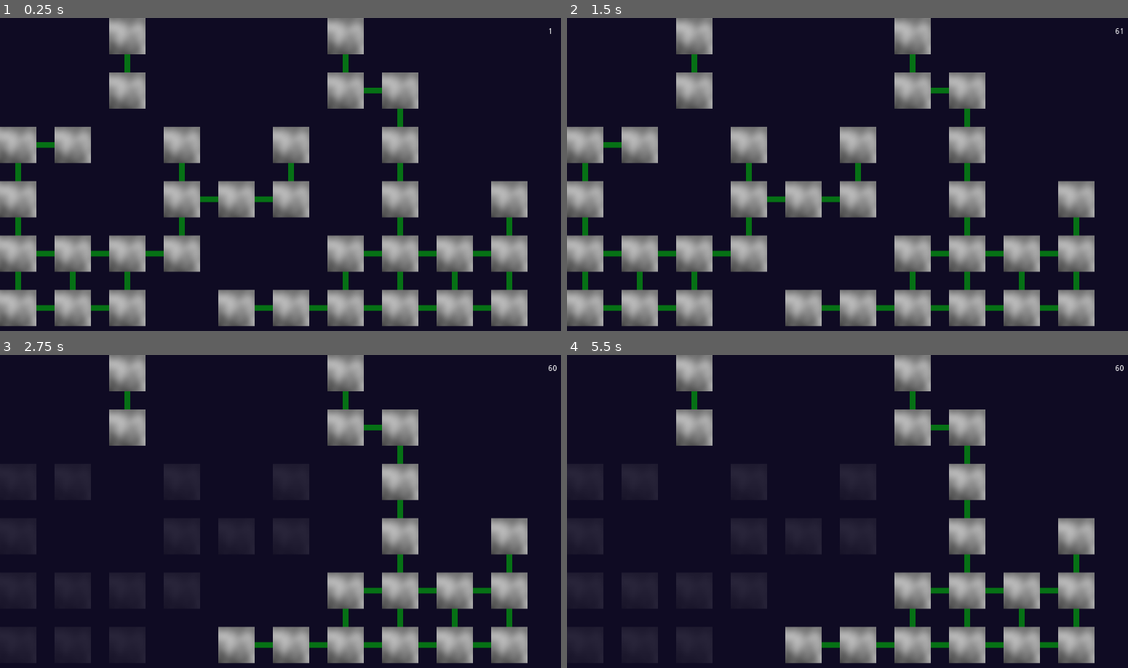
Above: before the commit, frames 1-4 (two rows, left to right).
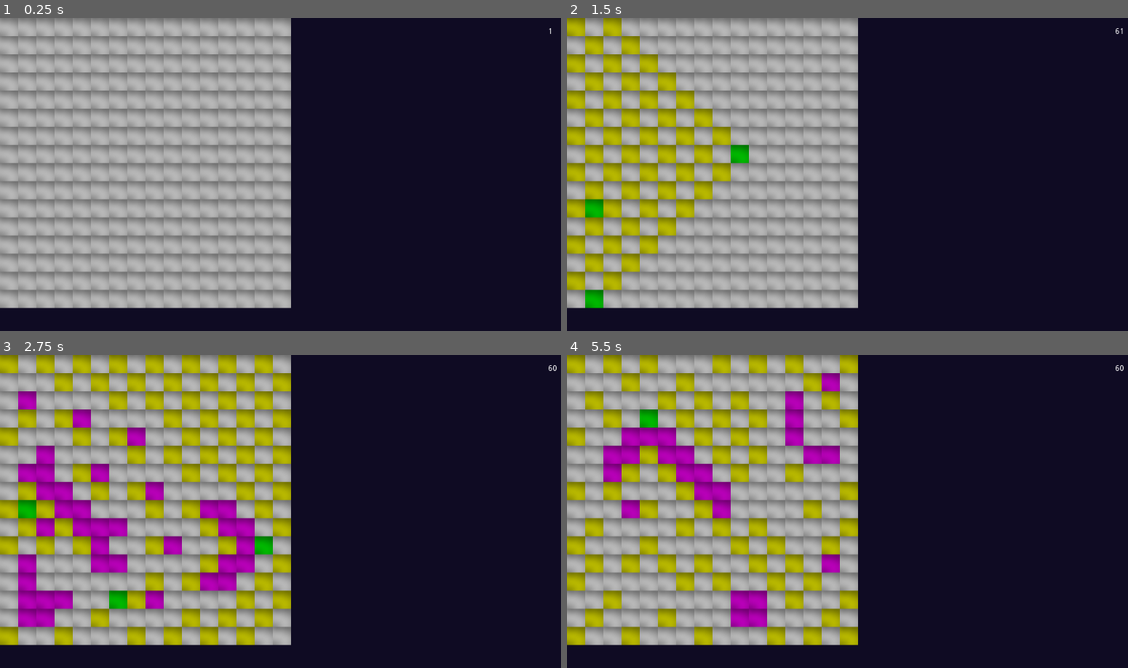
Above: after the commit, the same moments.

Repository: jonnelafin/Adjacency
Game: Godot game, scene res://Scenes/Main.tscn
Same seed, same stepped clock (60 frames per second), same inputs: the game is played once before the commit and once after it.
Inputs (mouse positions are in pixels of both pictures, inside the frame that each line leads up to):
- Up to frame 1 (0.25 s): no input
- Up to frame 2 (1.5 s): tap Enter at 0.5 s; move the mouse to (583, 146) at 0.52 s; click (583, 146) at 0.67 s; move the mouse to (583, 199) at 1.27 s; click (583, 199) at 1.42 s
- Up to frame 3 (2.75 s): move the mouse to (16, 589) at 2.02 s; click (16, 589) at 2.17 s
- Up to frame 4 (5.5 s): move the mouse to (583, 646) at 2.77 s; click (583, 646) at 2.92 s; move the mouse to (639, 483) at 3.52 s; click (639, 483) at 3.67 s; move the mouse to (639, 589) at 4.27 s; click (639, 589) at 4.42 s; move the mouse to (639, 646) at 5.02 s; click (639, 646) at 5.17 s

The runs differ from the first frame. In frame 1, 55% of the frame differs, in the area x 0-95%, y 0-99%; in frame 2, 57%; in frame 3, 60%; in frame 4, 60%.

Commit message:
fixes

Diff:
--- a/Assets/Tiles/TileBasic.gd
+++ b/Assets/Tiles/TileBasic.gd
@@ -2,6 +2,7 @@
 class_name tileBasic
 
 signal gen_ready
+var processing = false
 # Declare member variables here. Examples:
 # var a = 2
 # var b = "text"
@@ -10,9 +11,9 @@
 var y = 0
 var a_x = 0
 var a_y = 0
-var state = 1
+var state = 0
 var parent
-var disconnected_states = [-1, 0]
+var disconnected_states = [-1]
 
 onready var hitbox = $Hitbox
 
@@ -44,6 +45,8 @@
 func setSize(val):
 	$Sprite.texture.width = val
 	$Sprite.texture.height = val
+	$Hitbox/CollisionShape2D.shape.extents.x = val/2
+	$Hitbox/CollisionShape2D.shape.extents.y = val/2
 func on_click():
 	match state:
 		0:
@@ -61,11 +64,19 @@
 func _process(_delta):
 	self.global_position.x = x
 	self.global_position.y = y
+	if state == 3:
+		self.modulate = Color(0, 1, 1, 1)
+	if state == 2:
+		self.modulate = Color(1, 0, 1, 1)
 	if state == 1:
+		self.modulate = Color(1, 1, 0, 1)
+	if state == 0:
 		self.modulate = Color(1, 1, 1, 1)
-	if state == 0:
+	if state == -1:
 		self.modulate = Color(1, 1, 1, 0.15)
-	genConnectors()
+	if processing:
+		self.modulate = Color(0, 1, 0, 1)
+	#genConnectors()
 func genConnectors():
 	var i = 0
 	for dir in dirs:
@@ -95,9 +106,14 @@
 
 
 func gen_state(visited, lastState = 0):
+	processing = true
 	if self in visited:
 #		self.state = visited[visited.size()-1].state
+#		$Timer.stop()
+#		$Timer.start()
+#		yield($Timer, "timeout")
 		emit_signal("gen_ready")
+		processing = false
 		return
 	visited.append(self)
 	var neigh = self.get_neighbours()[0]
@@ -108,18 +124,27 @@
 		0:
 			state = 1
 		1:
-			state = 1
+			state = 0
 		2:
 			state = 0
 		3:
-			state = 1
+			state = 0
+		4:
+			state = 2
+		5:
+			state = 0
+		6:
+			state = 0
 	var last = visited[visited.size()-2]
 	if last == self:
 		last = visited[0]
-	self.state = lastState
+	#self.state = lastState
 	$Timer.stop()
 	$Timer.start()
 	yield($Timer, "timeout")
 	for n in neigh:
+		processing = false
 		n.gen_state(visited, self.state)
+		processing = true
+	processing = false
 	emit_signal("gen_ready")
--- a/Assets/Tiles/TileBasic.tscn
+++ b/Assets/Tiles/TileBasic.tscn
@@ -45,4 +45,5 @@
 default_color = Color( 0.00392157, 0.729412, 0.0470588, 0.356863 )
 
 [node name="Timer" type="Timer" parent="."]
-wait_time = 0.01
+wait_time = 0.1
+one_shot = true
--- a/Scenes/Field.gd
+++ b/Scenes/Field.gd
@@ -8,10 +8,10 @@
 
 var data = {}
 var tiles = []
-var tile_size = 32*2
-var w = 10
-var h = 6
-var gap = 32
+var tile_size = 32
+var w = 16
+var h = 6*2
+var gap = 0
 
 const tile_prefab = preload("res://Assets/Tiles/TileBasic.tscn");
 
@@ -23,11 +23,12 @@
 	return true
 # Called when the node enters the scene tree for the first time.
 func _ready():
+	h = w
 	for i in range(w):
 		for i2 in range(h):
 			var x = i*(tile_size+gap)+tile_size/2
 			var y = i2*(tile_size+gap)+tile_size/2
-			if rand():
+			if true || rand():
 				data[[x, y]] = [x, y, [i, i2]]
 func find(i, i2, tils):
 	for x in tils:
